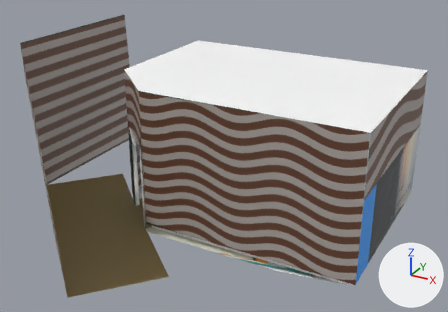
What one commit did to the glTF model game/src/main/resources/Models/nepobaby.glb.
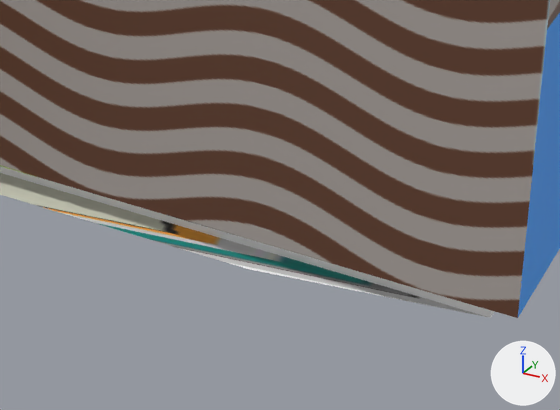
The first picture shows the older version from a 50 mm camera at (8.77, -18.85, 11.54) aimed at (-0.94, -1.21, 2.72). The close-ups show the older and then the newer version on the part from 46% to 82% of the width and 62% to 100% of the height of that picture. Only the edits that show in the close-ups are written down. Arrows for +X, +Y and +Z are at lower right; the lights stay in place. Where no turn or scale is listed for an object, it has been applied to the vertices. Vertices at exactly the same position are counted once.
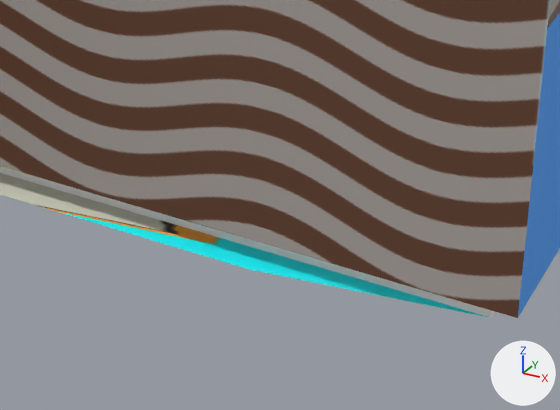
What differs and where, as boxes (x1, y1, x2, y2) in the close-ups (560 x 410 px):
'Cube', surface changed
    both: (56, 209, 489, 317)
part 1 of me_cube_001, surface changed
    both: (214, 233, 489, 317)

Patch to the scene script:
```diff
--- a/game/src/main/resources/Models/nepobaby.glb.py
+++ b/game/src/main/resources/Models/nepobaby.glb.py
@@ img_nepodamage @@
+img_nepodamage = load_image('nepoDamage', '_unpacked/nepoDamage', 960, 540, 'sRGB')
@@ mat_material_010 @@
 mat_material_010 = principled_material('Material.010')
-mat_material_010.texture = img_nepo
+mat_material_010.texture = img_nepodamage
@@ me_cube_001 @@
 me_cube_001.from_pydata(...)  # 65 vertices, 124 faces; spans x -7.54..6.16, y -8.29..3.92, z -1.13..4.95
 # used by ob_cube; location = (-1.491, 0.441, 1.114)
+# me_cube_001 part 1: texture (UV) coordinates of 55 of 124 faces, centred in x -3.69..6.05, y -3.45..3.44, z -0.96..4.2, changed; they spanned u 0.29..0.32, v 0.18..0.2 and now span u 0.98..0.99, v 0.34..0.4
 me_cube_001.materials.append(mat_material_010)
```
